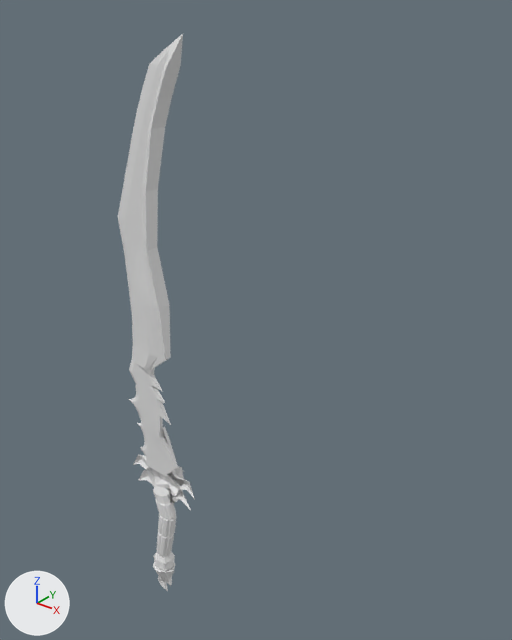
Before and after pictures for a commit that changed the Blender file Unity/Metroidvania/Assets/Models/Mirror/Sword.blend.
The view is the same before and after, from a camera (50 mm lens) standing at (11.7, -10.43, 12.21) and looking at (-0.25, 4.51, 2.95). Lighting does not change. The marker at lower left points along +X, +Y and +Z. The first picture is the older version.
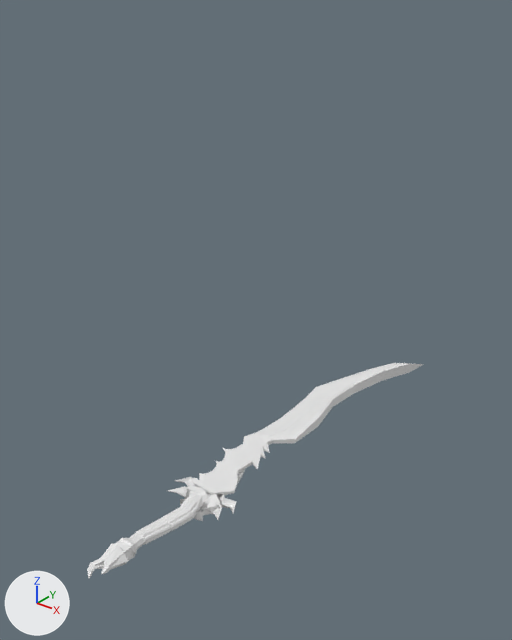
Changed parts and their boxes [x1, y1, x2, y2] in the pictures (512 x 640 px):
'Cube.004', moved, turned
    before: [118, 34, 183, 475]
    after: [192, 363, 424, 495]
'Circle.001', moved, turned
    before: [153, 487, 177, 558]
    after: [129, 492, 203, 549]
'Cube.002', moved, turned
    before: [133, 426, 195, 509]
    after: [168, 469, 245, 521]
'Cube.003', moved, turned
    before: [153, 552, 175, 591]
    after: [87, 537, 137, 578]

The change, as a diff of the scene's bpy script:
```diff
--- a/Unity/Metroidvania/Assets/Models/Mirror/Sword.blend.py
+++ b/Unity/Metroidvania/Assets/Models/Mirror/Sword.blend.py
@@ me_circle @@
 # used by ob_circle_001; location = (0.1, 0.07, -0.45)
-me_circle.from_pydata(...)  # 144 vertices, 138 faces; spans x -0.41..0.34, y -0.2..0.2, z -2.89..-0.08
+me_circle.from_pydata(...)  # 144 vertices, 138 faces; spans x -0.41..0.34, y -1.44..1.37, z -0.2..0.2
+# me_circle part 1: the whole mesh is turned -90 degrees about the x axis through its middle, then moved by (0.0, -0.04, 1.49)
@@ ob_circle_001 @@
 ob_circle_001 = bpy.data.objects.new('Circle.001', me_circle)
-ob_circle_001.location = (0.1, 0.07, -0.45)
+ob_circle_001.location = (0.1, 0.07, -1.66)
@@ ob_cube_002 @@
 ob_cube_002 = bpy.data.objects.new('Cube.002', me_cube_001)
-ob_cube_002.location = (0.068, 0.068, 0.0)
+ob_cube_002.parent = ob_circle_001
+ob_cube_002.matrix_parent_inverse = Matrix(((1.0, 0.0, 0.0, -0.0984), (0.0, 1.0, 0.0, -0.068), (0.0, 0.0, 1.0, 1.66), (0.0, 0.0, 0.0, 1.0)))
+ob_cube_002.location = (0.068, 1.728, -1.66)
+ob_cube_002.rotation_euler = (-1.571, 0.0, 0.0)  # degrees (-90, 0, 0)
 _m = ob_cube_002.modifiers.new('Mirror', 'MIRROR')
@@ ob_cube_003 @@
 ob_cube_003 = bpy.data.objects.new('Cube.003', me_cube_004)
-ob_cube_003.location = (-0.103, 0.068, -3.397)
+ob_cube_003.parent = ob_circle_001
+ob_cube_003.matrix_parent_inverse = Matrix(((1.0, 0.0, 0.0, -0.0984), (0.0, 1.0, 0.0, -0.068), (0.0, 0.0, 1.0, 1.66), (0.0, 0.0, 0.0, 1.0)))
+ob_cube_003.location = (-0.103, -1.669, -1.66)
+ob_cube_003.rotation_euler = (-1.571, 0.0, 0.0)  # degrees (-90, 0, 0)
@@ ob_cube_004 @@
 ob_cube_004 = bpy.data.objects.new('Cube.004', me_cube_005)
-ob_cube_004.location = (-0.0633, 0.068, 1.138)
+ob_cube_004.parent = ob_circle_001
+ob_cube_004.matrix_parent_inverse = Matrix(((1.0, 0.0, 0.0, -0.0984), (0.0, 1.0, 0.0, -0.068), (0.0, 0.0, 1.0, 1.66), (0.0, 0.0, 0.0, 1.0)))
+ob_cube_004.location = (-0.0633, 2.866, -1.66)
+ob_cube_004.rotation_euler = (-1.571, 0.0, 0.0)  # degrees (-90, 0, 0)
 ob_cube_004.scale = (1.0, 0.869, 1.0)
```
